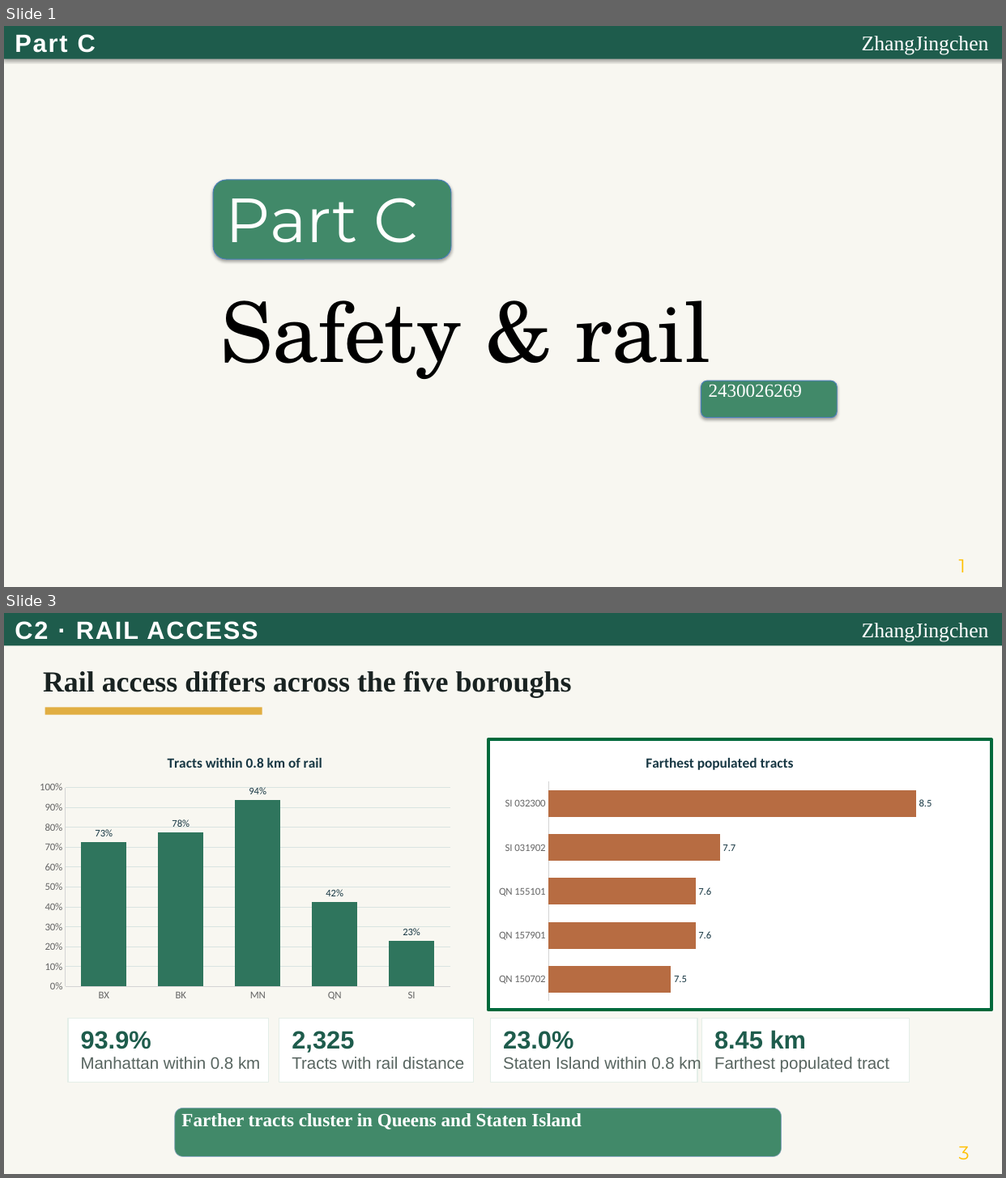
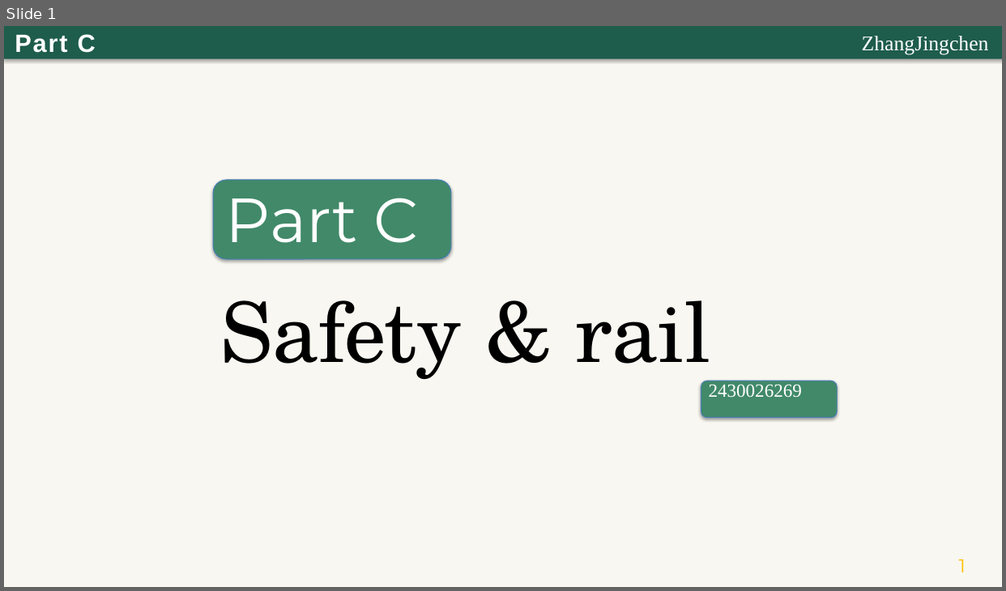
Before and after one commit to Rinnnnk/DS4073-26Fall-GroupProject, a slide deck: module_C/Part_C_Presentation.pptx. Shown one above the other, each under a label of ours: slides 1 and 3 before the commit, slide 1 after it; the slides between them are not shown. The pictures are 1006x1178 and 1006x591 pixels, drawn with LibreOffice and Linux fonts; fonts in the diff are those of the drawing. Boxes give left, top, right and bottom in pixels: in the first picture for what was removed or moved away, otherwise in the second. Text is boxed around its words. In the diff, an @@ line names an element or a change of style, - is before the commit and + after.

Commit message:
Show all eight C dashboard charts in presentation

```diff
--- a/module_C/Part_C_Presentation.pptx
+++ b/module_C/Part_C_Presentation.pptx
@@ slide 3 removed at (4, 613, 1002, 1174), background #FFFFFF @@
@@ rectangle removed at (4, 613, 1002, 1174) @@
@@ rectangle removed at (4, 613, 1002, 646) @@
@@ text removed at (15, 621, 258, 640) @@
-C2 · RAIL ACCESS
@@ text removed at (862, 623, 989, 642) @@
-ZhangJingchen
@@ text removed at (43, 671, 572, 697) @@
-Rail access differs across the five boroughs
@@ rectangle removed at (45, 707, 262, 715) @@
@@ column chart removed at (31, 742, 458, 1007) @@
-title "Tracts within 0.8 km of rail "
-categories: BX, BK, MN, QN, SI
-Series 1: 73, 78, 94, 42, 23
@@ rectangle removed at (488, 739, 992, 1010) @@
@@ bar chart removed at (490, 742, 950, 1007) @@
-title "Farthest populated tracts "
-categories: QN 150702, QN 157901, QN 155101, SI 031902, SI 032300
-Series 1: 7.5, 7.6, 7.6, 7.7, 8.5
@@ rectangle removed at (68, 1019, 268, 1082) @@
@@ rectangle removed at (279, 1019, 473, 1082) @@
@@ rectangle removed at (491, 1019, 697, 1082) @@
@@ rectangle removed at (701, 1019, 909, 1082) @@
@@ text removed at (81, 1031, 151, 1050) @@
-93.9%
@@ text removed at (292, 1031, 354, 1053) @@
-2,325
@@ text removed at (503, 1031, 573, 1050) @@
-23.0%
@@ text removed at (714, 1030, 806, 1050) @@
-8.45 km
@@ text removed at (81, 1057, 260, 1069) @@
-Manhattan within 0.8 km
@@ text removed at (292, 1057, 464, 1069) @@
-Tracts with rail distance
@@ text removed at (503, 1057, 701, 1069) @@
-Staten Island within 0.8 km
@@ text removed at (714, 1057, 889, 1073) @@
-Farthest populated tract
@@ rounded rectangle removed at (175, 1109, 781, 1157) @@
@@ text removed at (181, 1114, 582, 1130) @@
-Farther tracts cluster in Queens and Staten Island
@@ text removed at (959, 1147, 970, 1160) @@
-3
```
Also in this commit, not shown: 5 slides added, 2 other slides removed, 3 other files.
